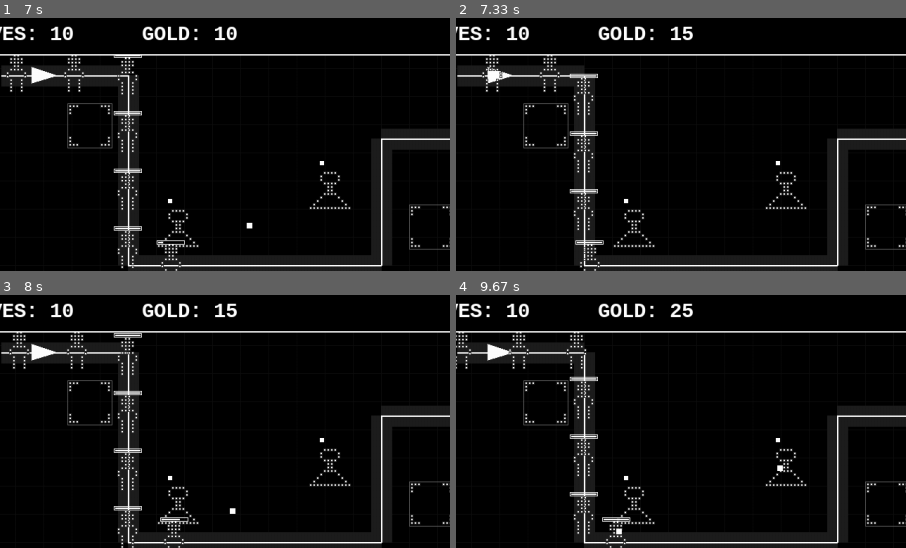
Above: before the commit, frames 1-4 (two rows, left to right).
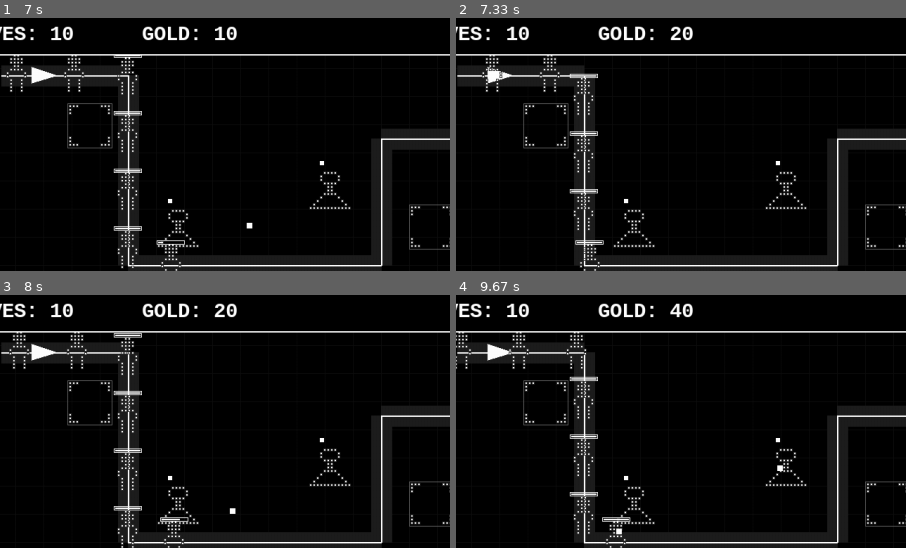
Above: after the commit, the same moments.

Repository: Bazigagrunt/PyGame-TD
Game: pygame game, started from TD-Game-ver1-nowfinalxd.py
Two runs of this game, one before a commit and one after it. Both use one fixed random seed, a clock stepped at 60 frames per second and the inputs below.
Inputs (mouse positions are % of the whole screen's width and height, from its top left):
- Up to frame 1 (7 s): click "START GAME" at 0.38 s; click (26, 51) at 0.72 s; click "START WAVE" at 1.05 s; click (87, 85) at 1.38 s; click (47, 33) at 2.72 s; click (36, 29) at 3.05 s; click "Sniper Scope" at 3.38 s; click (81, 48) at 3.72 s; click (71, 32) at 4.05 s; click (21, 31) at 4.38 s; click (54, 46) at 4.72 s; click (21, 44) at 5.05 s; click (28, 42) at 5.38 s; click "Archer" at 5.72 s; click (34, 17) at 6.05 s
- Up to frame 2 (7.33 s): no input
- Up to frame 3 (8 s): no input
- Up to frame 4 (9.67 s): no input
The pictures show only the part of the screen within x 8-58%, y 1-51%; the shares and areas given below are measured in that part.

Frame 1 is identical in both runs. In frame 2, 0.1% of the frame differs, in the area x 47-53%, y 3-9%; in frame 3, 0.1%; in frame 4, 0.2%, in the area x 47-53%, y 3-10%.

Commit message:
Shaman + gold ajustment (game balance)

Diff:
--- a/TD-Game-ver1-nowfinalxd.py
+++ b/TD-Game-ver1-nowfinalxd.py
@@ -366,7 +366,7 @@
         self.frozen_factor = 1.0
         self.frozen_timer = 0
         self.poison_timer = 0
-        self.skill_cooldown = 120
+        self.skill_cooldown = 90
 
     def update(self):
         self.frozen_factor = 1.0 if self.frozen_timer <= 0 else self.frozen_factor
@@ -601,7 +601,7 @@
                     self.wave_timer += 1
                 elif len(self.enemies) == 0:
                     self.wave_active = False
-                    self.gold += 100 + (self.wave_index * 50)
+                    self.gold += 100 + (self.wave_index * 40)
                     if self.wave_index == len(self.current_level['waves']) - 1:
                         self.completed_levels.add(self.current_level['id'])
                         self.state = GameState.VICTORY
@@ -688,13 +688,13 @@
                                 min_d = d
                                 closest = t
                         if closest:
-                            closest.disabled_timer = 300
+                            closest.disabled_timer = 210
                             e.skill_cooldown = 300
 
                 if e.hp <= 0:
-                    bounty = 5
+                    bounty = 10
                     if e.type == EnemyType.TANK: bounty = 15
-                    if e.type == EnemyType.JUGGERNAUT: bounty = 30
+                    if e.type == EnemyType.JUGGERNAUT: bounty = 25
                     if e.type == EnemyType.SHAMAN: bounty = 20
                     self.gold += bounty
                     self.enemies.remove(e)
